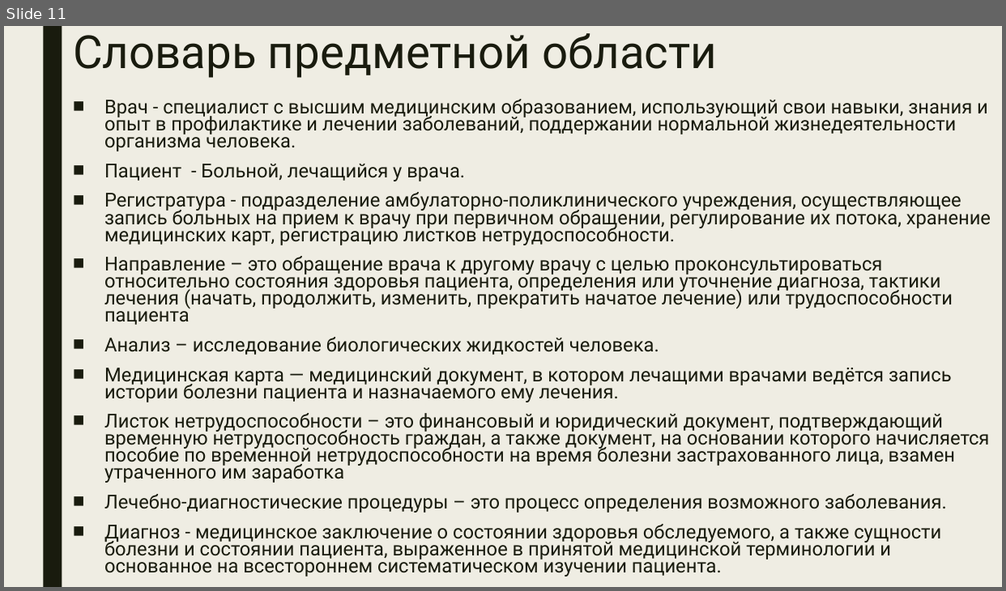
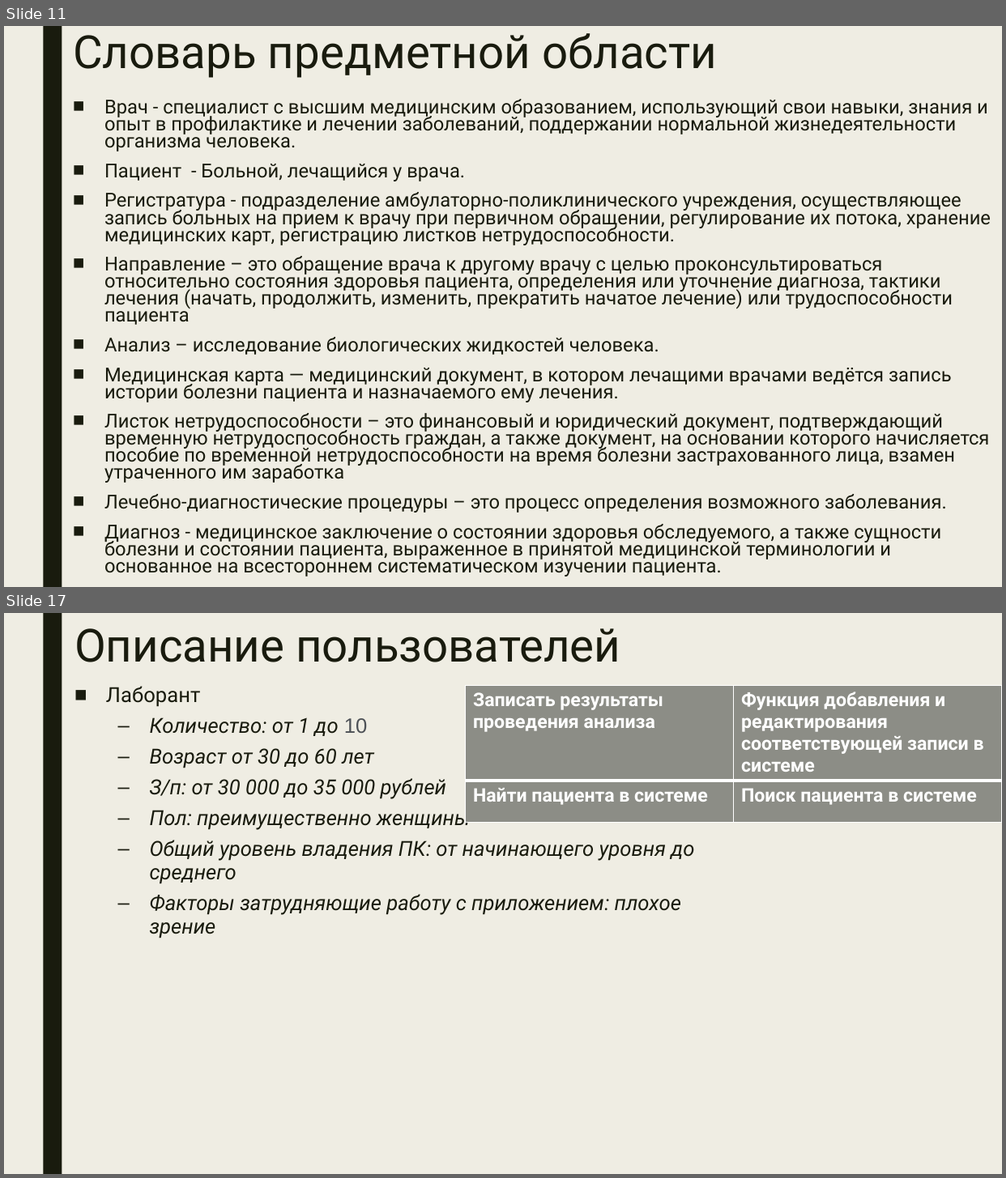
Before and after one commit to javavlsu/course-work-team-04-krylov, a slide deck: docs/Крылов Егор ИСТ-220 Проект Этап 1.pptx. Shown one above the other, each under a label of ours: slide 11 before the commit, slides 11 and 17 after it; the slides between them are not shown. The pictures are 1006x591 and 1006x1178 pixels, drawn with LibreOffice and Linux fonts; fonts in the diff are those of the drawing. Boxes give left, top, right and bottom in pixels: in the first picture for what was removed or moved away, otherwise in the second. Text is boxed around its words. In the diff, an @@ line names an element or a change of style, - is before the commit and + after.

```diff
--- a/docs/Крылов Егор ИСТ-220 Проект Этап 1.pptx
+++ b/docs/Крылов Егор ИСТ-220 Проект Этап 1.pptx
@@ slide 17 added at box(4, 613, 1002, 1174), background #EFEDE3; not listed: 1 template element that a slide beside it also shows @@
@@ title added at box(74, 628, 620, 662), 44 pt, text #191B0E @@
+Описание пользователей
@@ text added at box(106, 686, 694, 939), 20 pt, text #191B0E, italic @@
+■ Лаборант
+  – Количество: от 1 до 10
+  – Возраст от 30 до 60 лет
+  – З/п: от 30 000 до 35 000 рублей
+  – Пол: преимущественно женщины
+  – Общий уровень владения ПК: от начинающего уровня до среднего
+  – Факторы затрудняющие работу с приложением: плохое зрение
@@ table added at box(466, 686, 1002, 825), 2 rows, 2 columns @@
+Записать результаты проведения анализа | Функция добавления и редактирования соответствующей записи в системе
+Найти пациента в системе | Поиск пациента в системе
```
Also in this commit, not shown: 2 slides changed, 9 other slides added, 1 other file.
